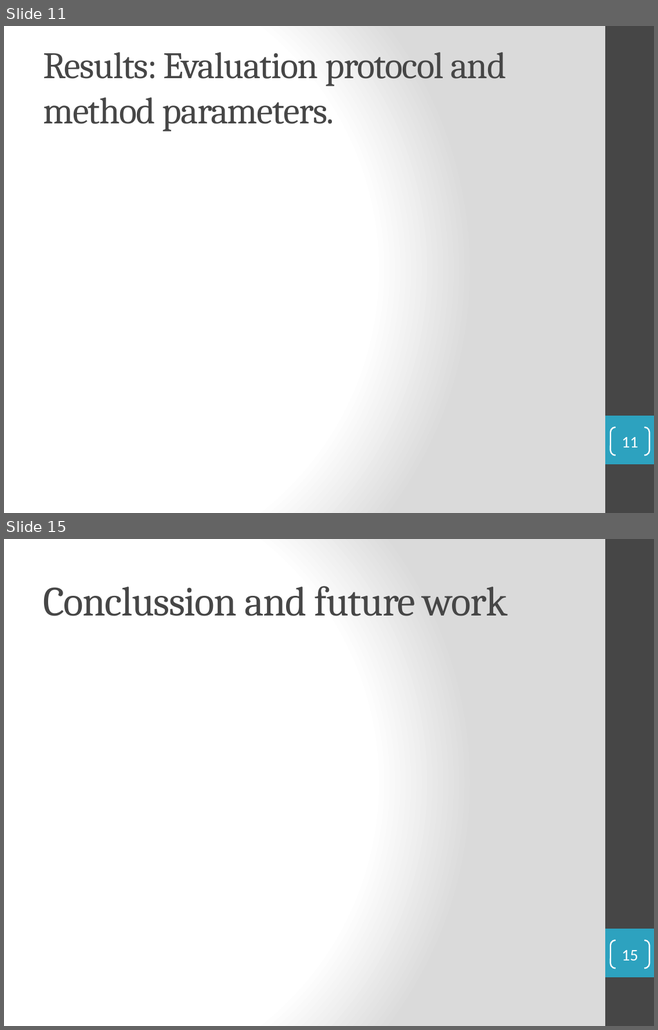
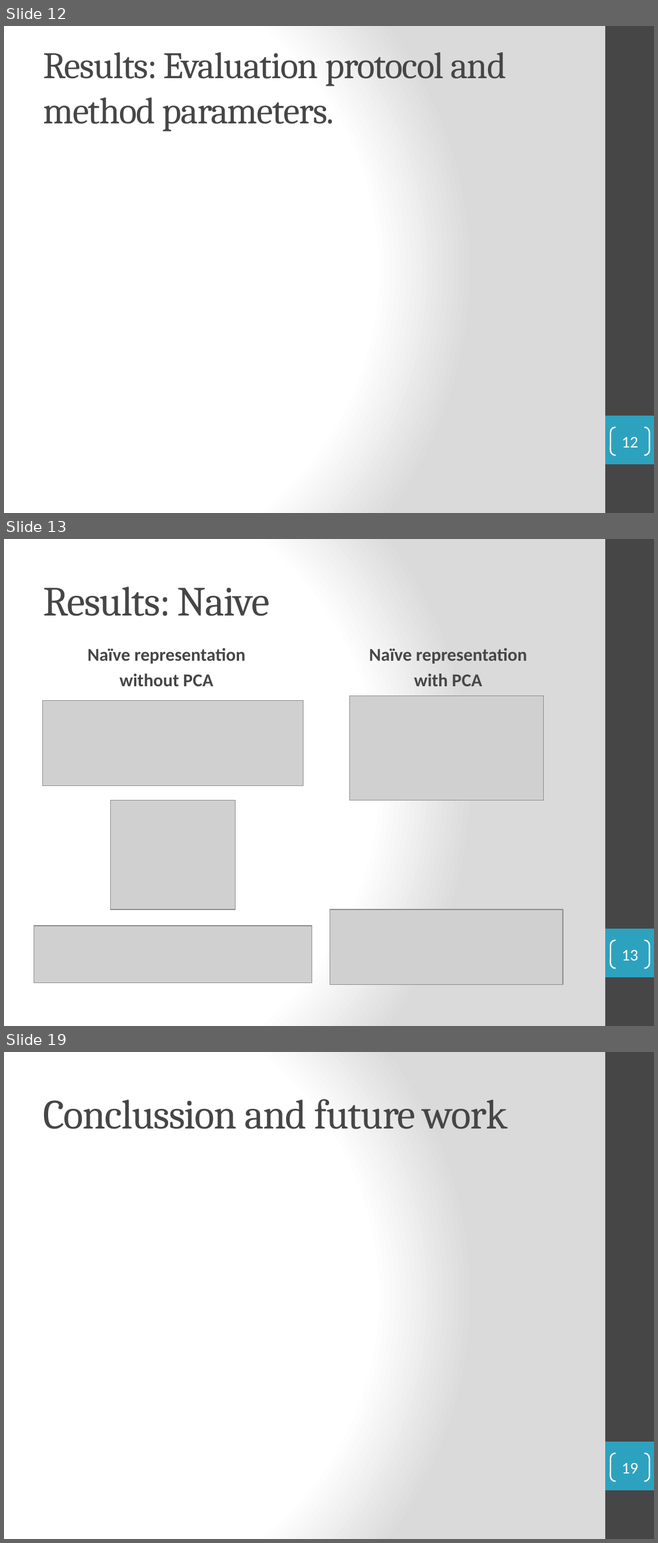
Before and after one commit to Ralleg314/TFG, a slide deck: Presentation.pptx. Shown one above the other, each under a label of ours: slides 11 and 15 before the commit, slides 12, 13 and 19 after it; the slides between them are not shown. The pictures are 658x1030 and 658x1543 pixels, drawn with LibreOffice and Linux fonts; fonts in the diff are those of the drawing; grey boxes stand for pictures. Boxes give left, top, right and bottom in pixels: in the first picture for what was removed or moved away, otherwise in the second. Text is boxed around its words. In the diff, an @@ line names an element or a change of style, - is before the commit and + after.

```diff
--- a/Presentation.pptx
+++ b/Presentation.pptx
@@ slide 13 added at (4, 539, 654, 1026), background gradient #FFFFFF to #DADADA; not listed: 2 template elements that a slide beside it also shows @@
@@ title added at (43, 587, 270, 616), 46 pt, text #464646 @@
+Results: Naive
@@ text added at (88, 648, 245, 686), 20 pt, text #464646, bold @@
+Naïve representation
+without PCA
@@ text added at (369, 648, 527, 686), 20 pt, text #464646, bold @@
+Naïve representation
+with PCA
@@ picture added at (42, 701, 303, 786) @@
@@ text added at (51, 700, 235, 701), 24 pt, text #000000 @@
+Naive representation
@@ picture added at (349, 696, 543, 800) @@
@@ picture added at (111, 800, 235, 909) @@
@@ picture added at (330, 910, 563, 985) @@
@@ picture added at (34, 925, 312, 983) @@
@@ page number added at (610, 940, 649, 968), outline #FFFFFF 1.5 pt, 18 pt, text #FFFFFF @@
+13
@@ what was slide 11 is now slide 12 @@
@@ page number at (621, 437, 637, 448): text changed @@
-11
+12
@@ what was slide 15 is now slide 19 @@
@@ page number at (621, 1463, 637, 1474): text changed @@
-15
+19
```
Also in this commit, not shown: 9 slides changed, 5 other slides added, 4 slides removed, 1 other file.
